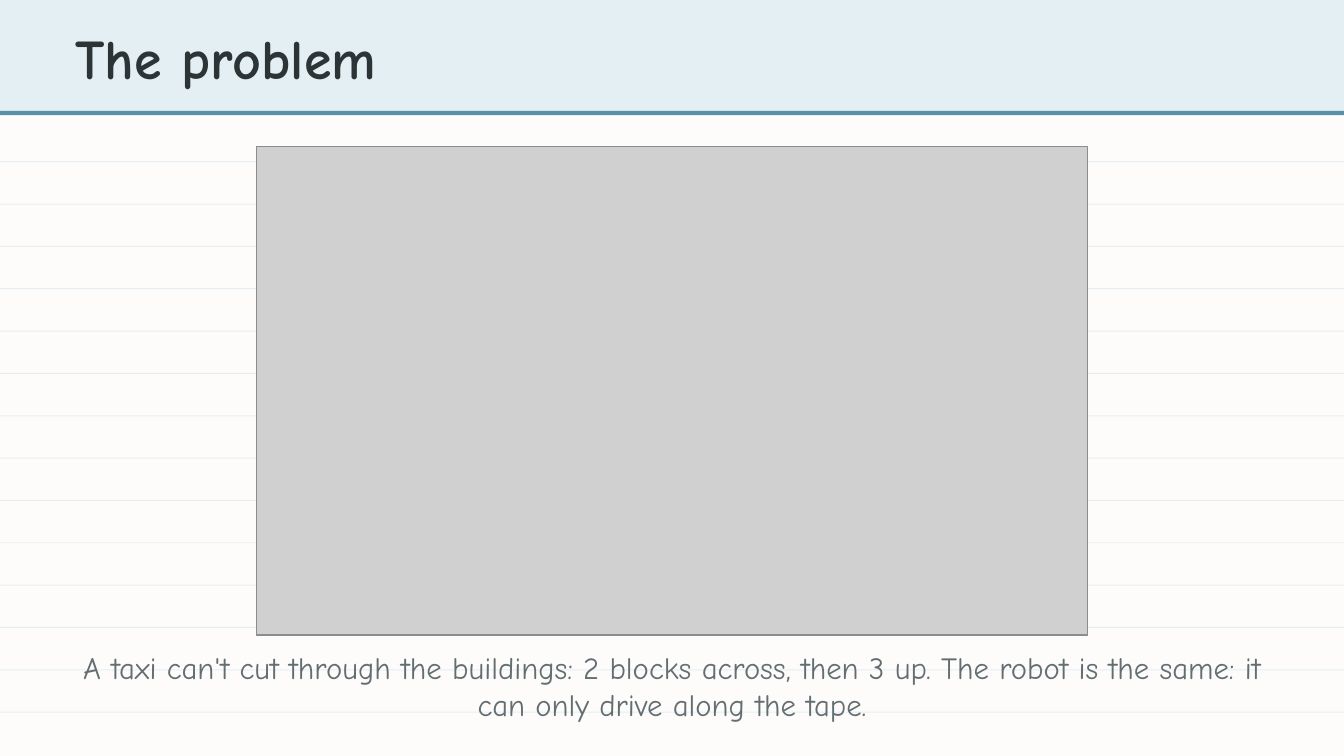
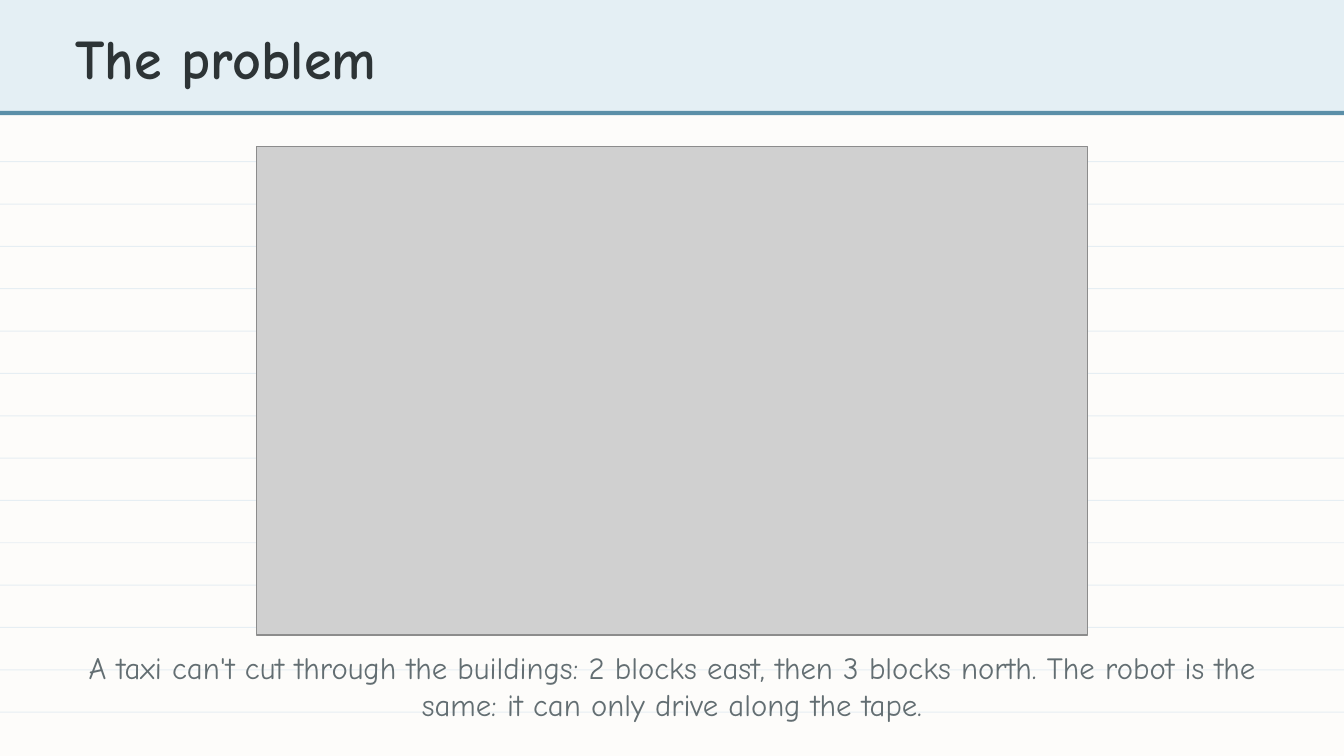
Before and after one commit to bradamiller/LearningPython, a slide deck: slide 2 of static/slides/module-04-manhattan/module-4-lesson-00-overview.pptx. Drawn at 1344x756 pixels with LibreOffice and Linux fonts; fonts in the diff are those of the drawing; grey boxes stand for pictures. Boxes give left, top, right and bottom in pixels: in the first picture for what was removed or moved away, otherwise in the second. Text is boxed around its words. In the diff, an @@ line names an element or a change of style, - is before the commit and + after.

```diff
--- a/static/slides/module-04-manhattan/module-4-lesson-00-overview.pptx
+++ b/static/slides/module-04-manhattan/module-4-lesson-00-overview.pptx
@@ text at (x1=89, y1=658, x2=1256, y2=722): text changed @@
-A taxi can't cut through the buildings: 2 blocks across, then 3 up. The robot is the same: it can only drive along the tape.
+A taxi can't cut through the buildings: 2 blocks east, then 3 blocks north. The robot is the same: it can only drive along the tape.
```
Also in this commit, not shown: 11 other slides changed, 3 slides added, 1 slide removed, 11 other files.
